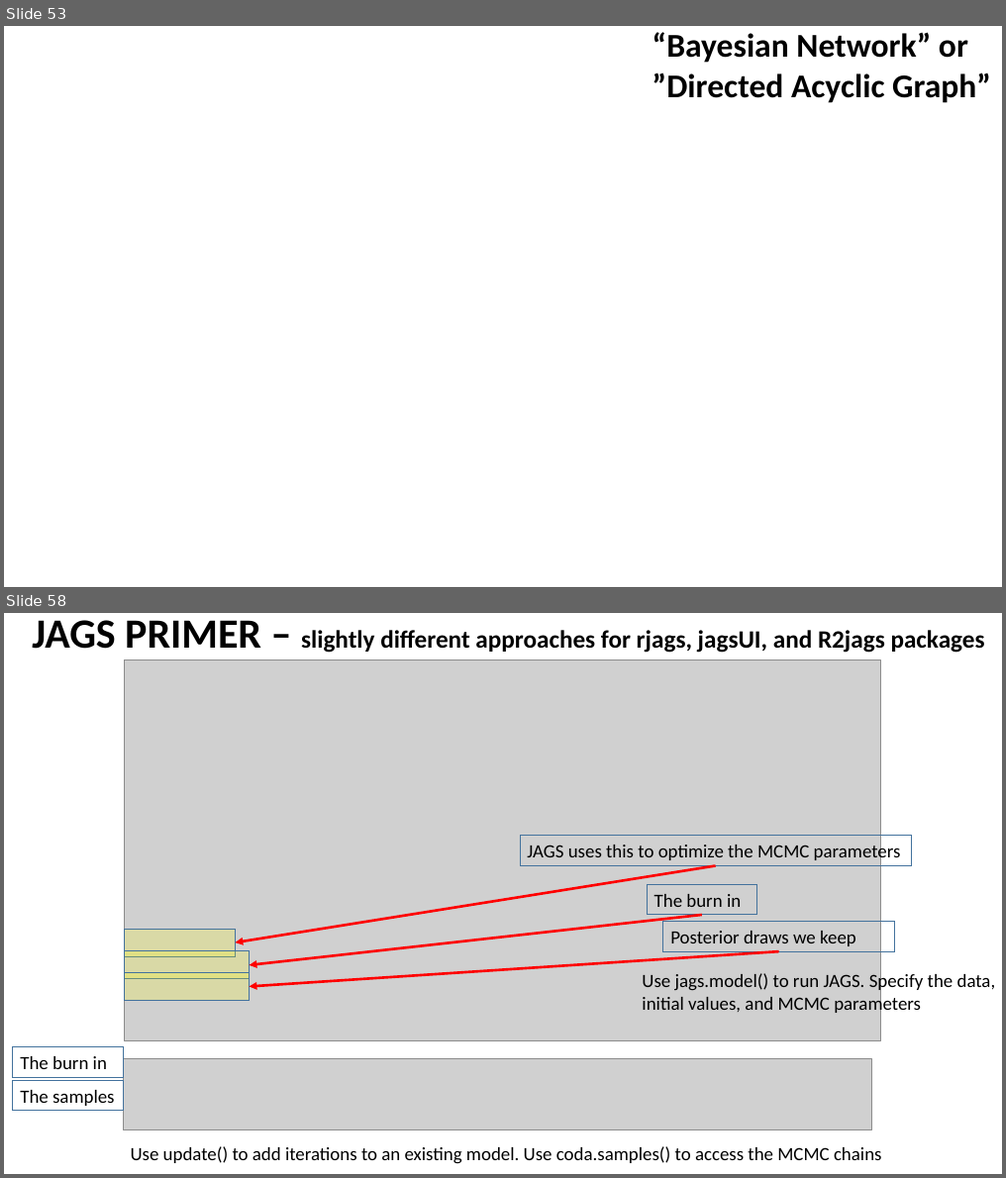
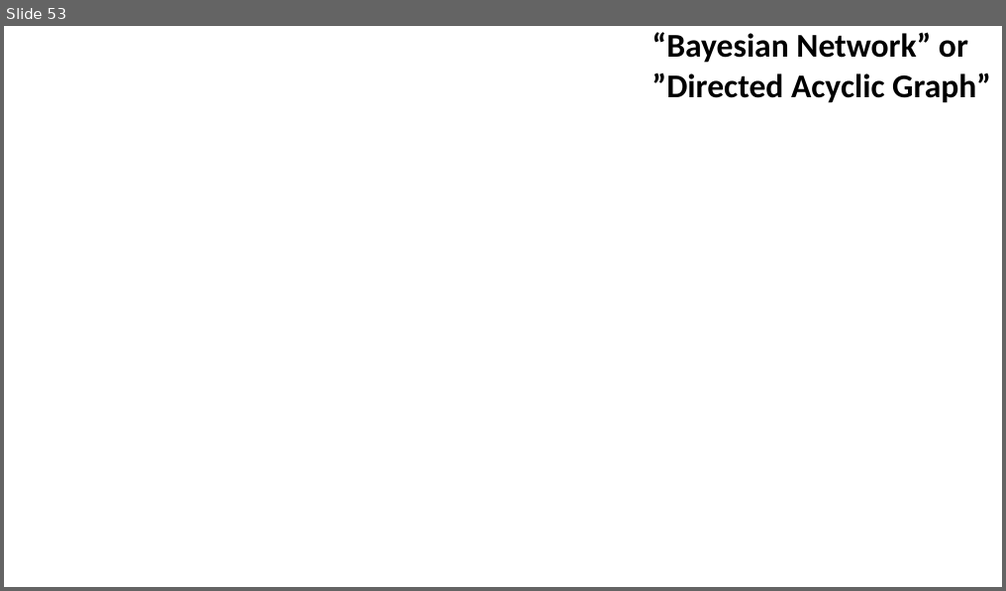
Before and after one commit to taaltree/FW536, a slide deck: Day4_Likelihood_BayesI/FW536_Day4_Afternoon_BayesI.pptx. Shown one above the other, each under a label of ours: slides 53 and 58 before the commit, slide 53 after it; the slides between them are not shown. The pictures are 1006x1178 and 1006x591 pixels, drawn with LibreOffice and Linux fonts; fonts in the diff are those of the drawing; grey boxes stand for pictures; background and template pictures are left out. Boxes give left, top, right and bottom in pixels: in the first picture for what was removed or moved away, otherwise in the second. Text is boxed around its words. In the diff, an @@ line names an element or a change of style, - is before the commit and + after.

```diff
--- a/Day4_Likelihood_BayesI/FW536_Day4_Afternoon_BayesI.pptx
+++ b/Day4_Likelihood_BayesI/FW536_Day4_Afternoon_BayesI.pptx
@@ slide 58 removed at (4, 613, 1002, 1174), background #FFFFFF @@
@@ text removed at (32, 620, 985, 653) @@
-JAGS PRIMER – slightly different approaches for rjags, jagsUI, and R2jags packages
@@ picture removed at (125, 661, 880, 1042) @@
@@ rectangle removed at (520, 836, 912, 866) @@
-JAGS uses this to optimize the MCMC parameters
@@ arrow removed from (715, 866) to (236, 943) @@
@@ rectangle removed at (648, 884, 757, 915) @@
-The burn in
@@ rectangle removed at (125, 929, 236, 957) @@
@@ arrow removed from (702, 915) to (249, 965) @@
@@ rectangle removed at (663, 922, 895, 952) @@
-Posterior draws we keep
@@ rectangle removed at (125, 952, 250, 979) @@
@@ arrow removed from (779, 953) to (249, 986) @@
@@ rectangle removed at (125, 973, 250, 1001) @@
@@ text removed at (642, 971, 996, 1015) @@
-Use jags.model() to run JAGS. Specify the data, initial values, and MCMC parameters
@@ rectangle removed at (13, 1048, 123, 1078) @@
-The burn in
@@ rectangle removed at (13, 1081, 123, 1111) @@
-The samples
@@ picture removed at (123, 1059, 871, 1131) @@
@@ text removed at (131, 1147, 882, 1164) @@
-Use update() to add iterations to an existing model. Use coda.samples() to access the MCMC chains
```
Also in this commit, not shown: 6 slides changed, 5 other slides removed, 3 other files.
